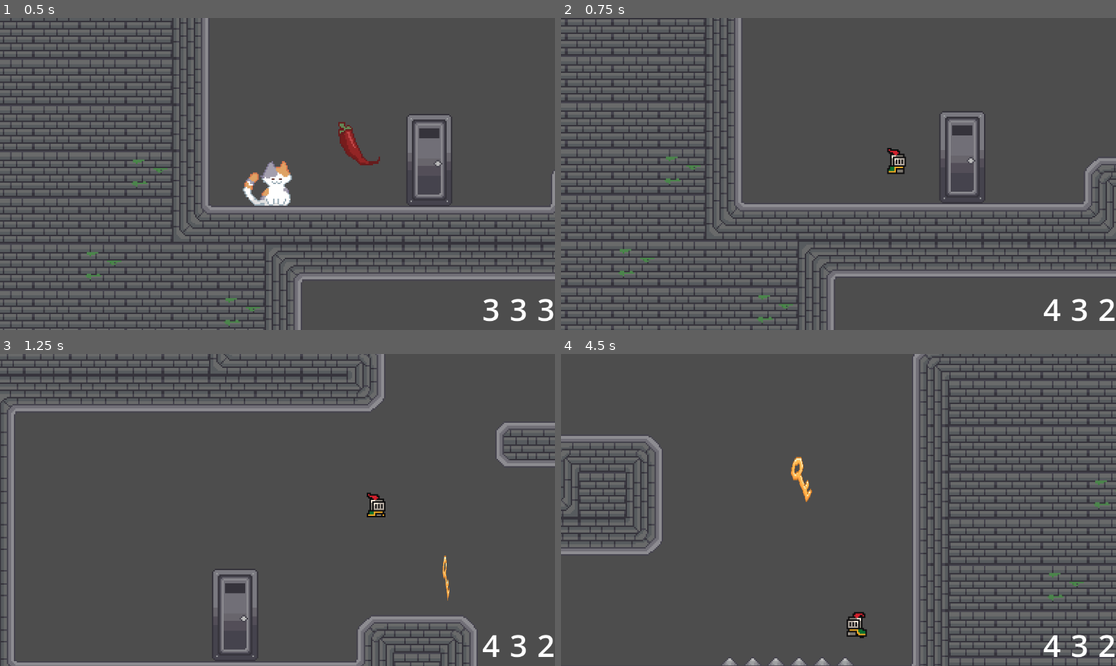
Above: before the commit, frames 1-4 (two rows, left to right).
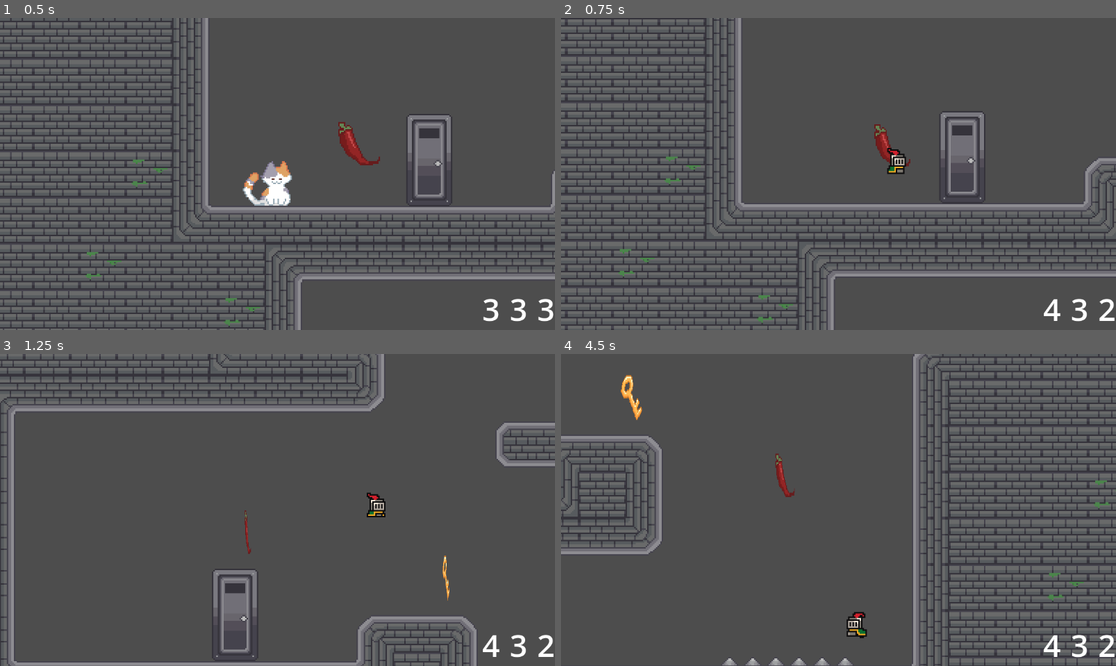
Above: after the commit, the same moments.

Repository: edencheung/CamJam2025
Game: Godot game, scene res://scenes/game.tscn
The game is run twice, just before and just after one commit, with the same random seed, the same clock (stepped at 60 frames per second) and the same inputs.
Inputs:
- Up to frame 1 (0.5 s): no input
- Up to frame 2 (0.75 s): hold Right (move_right) from 0.53 s (still down); tap 0 (change_blue) at 0.6 s
- Up to frame 3 (1.25 s): keep holding Right (move_right); tap Space (jump) at 0.77 s
- Up to frame 4 (4.5 s): tap 9 (change_green) at 1.35 s; tap Space (jump) at 1.52, 3.02, 3.77 s; release Right (move_right) at 2.03 s; hold Left (move_left) 2.03-2.78 s; tap 8 (change_red) at 2.1 s; hold Right (move_right) 2.78-4.28 s; tap Tab (dash) at 2.85 s; hold Shift (grab) 3.53-4.28 s; hold Left (move_left) from 4.28 s (still down); tap 0 (change_blue) at 4.35 s

Frame 1 is identical in both runs. In frame 2, 0.2% of the frame differs, in the area x 56-63%, y 34-48%; in frame 3, less than 0.1%; in frame 4, 0.6%, in the area x 10-46%, y 6-48%.

Commit message:
fruits follow the player

Diff:
--- a/scenes/fruit.tscn
+++ b/scenes/fruit.tscn
@@ -10,7 +10,7 @@
 [sub_resource type="RectangleShape2D" id="RectangleShape2D_xgblu"]
 size = Vector2(32, 32)
 
-[node name="Fruit" type="Area2D"]
+[node name="Fruit" type="Area2D" groups=["Fruit"]]
 script = ExtResource("1_p5lpc")
 
 [node name="Sprite2D" type="Sprite2D" parent="."]
--- a/scripts/fruit.gd
+++ b/scripts/fruit.gd
@@ -4,6 +4,8 @@
 enum FruitColor {RED, GREEN, BLUE}
 @export var color : FruitColor
 @export var is_packaged : bool = true
+
+var picked_up = false
 
 func update_color() -> void:
 	if not is_packaged:
@@ -37,6 +39,8 @@
 func _on_body_entered(body: Node2D) -> void:
 	if Engine.is_editor_hint():
 		return
+	if picked_up:
+		return
 	if body.is_in_group("Player"):
-		body.add_fruit(color, is_packaged)
-		get_tree().queue_delete(self)
+		body.add_fruit(self)
+		picked_up = true
--- a/scripts/game.gd
+++ b/scripts/game.gd
@@ -28,6 +28,7 @@
 	$HUD.decrement_counter(color)
 	$colored.show_color(color)
 	$player.change_color(color)
+	$player.eat_fruit(color)
 	for child in get_children():
 		if child.is_in_group('Key'):
 			if child.color == color:
--- a/scripts/key.gd
+++ b/scripts/key.gd
@@ -37,6 +37,6 @@
 		return
 	if picked_up:
 		return
-	if body.is_in_group("Player"):
+	if body.is_in_group("Player") and body.current_color == color:
 		body.add_key(self)
 		picked_up = true
--- a/scripts/player-controller.gd
+++ b/scripts/player-controller.gd
@@ -41,9 +41,10 @@
 
 var prev_checkpoint_position = Vector2(0, 0)
 
-var keys = []
+var followers = []
 
 enum FruitColor {RED, GREEN, BLUE}
+var current_color
 
 const MIN_X_DISTANCE = 40
 const MIN_Y_DISTANCE = 5
@@ -225,8 +226,9 @@
 	Engine.time_scale = 1
 	get_tree().reload_current_scene()
 
-func add_fruit(color: FruitColor, is_packaged: bool) -> void:
-	$"../HUD".increment_counter(color)
+func add_fruit(fruit: Node2D) -> void:
+	$"../HUD".increment_counter(fruit.color)
+	followers.append(fruit)
 
 func _on_area_detection_body_entered(body: Node2D) -> void:
 	if body.is_in_group("Danger"):
@@ -241,17 +243,28 @@
 			get_tree().queue_delete(body)
 
 func change_color(color: FruitColor) -> void:
+	current_color = color
 	var keys_to_erase = []
-	for key in keys:
-		if key.color != color:
-			keys_to_erase.append(key)
+	for f in followers:
+		if f.is_in_group("Key") and f.color != color:
+			keys_to_erase.append(f)
 	for key in keys_to_erase:
-		keys.erase(key)
+		followers.erase(key)
 		key.picked_up = false
+
+func eat_fruit(color: FruitColor) -> void:
+	var fruit
+	for f in followers:
+		if f.is_in_group("Fruit") and f.color == color:
+			fruit = f
+			break
+	if fruit:
+		followers.erase(fruit)
+		get_tree().queue_delete(fruit)
 
 func update_follows(delta: float):
 	var parent = self
-	for key in keys:
+	for key in followers:
 		if abs(key.position.x - parent.position.x) > MIN_X_DISTANCE:
 			key.position.x = lerp(key.position.x, parent.position.x, delta*FOLLOW_SPEED)
 		if abs(key.position.y - parent.position.y) > MIN_Y_DISTANCE:
@@ -259,19 +272,20 @@
 		parent = key
 
 func add_key(key: Node2D):
-	keys.append(key)
+	followers.append(key)
 
 func use_key(id: String):
 	var keys_to_delete = []
-	for key in keys:
-		if key.id == id:
+	for key in followers:
+		if key.is_in_group("Key") and key.id == id:
 			keys_to_delete.append(key)
 	for key in keys_to_delete:
-		keys.erase(key)
+		followers.erase(key)
 		get_tree().queue_delete(key)
 
 func has_key(id: String):
 	var exists = false
-	for key in keys:
-		exists = exists || key.id == id
+	for key in followers:
+		if key.is_in_group("Key"):
+			exists = exists || key.id == id
 	return exists
